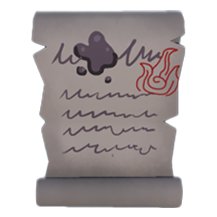
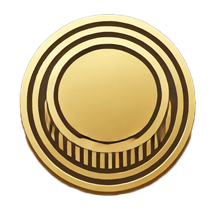
Layered file, before and after one edit (217 x 217). Changes by layer:
added layer "Calque 12" above "Calque 11" over [19, 12, 196, 197]
hid "Calque 10" over [31, 10, 186, 208]
hid "Calque 1" over [19, 10, 196, 208]
